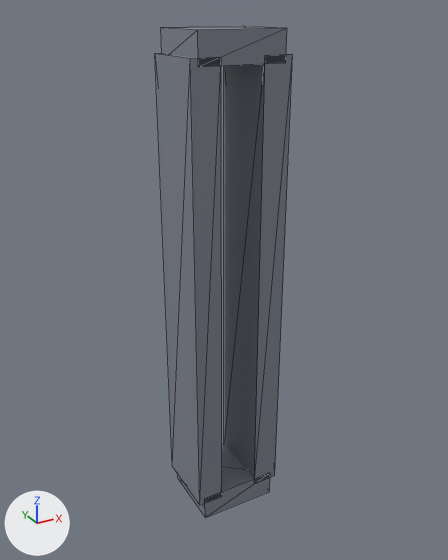
An edit to the glTF model app/src/main/assets/models/digit_0.glb, drawn before and after from the same camera.
The view is the same before and after, from a 50 mm camera at (-2.96, -5.41, 2.85) aimed at (0.04, 0.04, 0.12). Every picture has the same lights, and +X, +Y and +Z are marked at lower left. The picture after the commit comes second. Mesh edges are drawn as thin lines. Where no turn or scale is listed for an object, it has been applied to the vertices.

Names of what the first picture shows: 'geometry_0'.
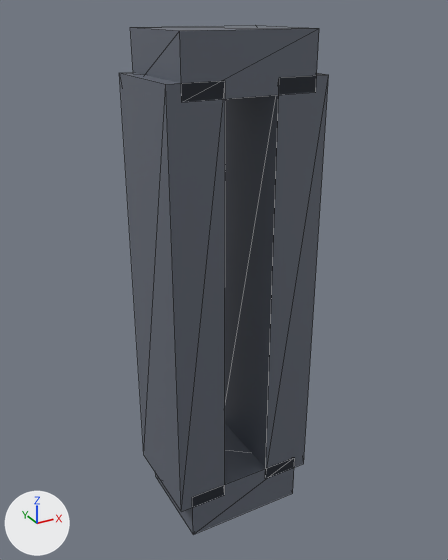
Where the change shows, as pixel boxes [x1, y1, x2, y2] in the pictures (448 x 560 px; the box of a moved part takes in the faces that stretch with it):
'geometry_0', reshaped, recoloured (53% wider)
    before: [155, 26, 292, 518]
    after: [119, 25, 329, 534]
part 1 of me_geometry_0, moved or reshaped
    before: [161, 26, 287, 67]
    after: [130, 25, 319, 102]
part 2 of me_geometry_0, moved or reshaped
    before: [178, 443, 270, 518]
    after: [155, 424, 295, 534]
part 3 of me_geometry_0, moved or reshaped
    before: [155, 53, 222, 505]
    after: [119, 72, 225, 512]
part 4 of me_geometry_0, moved or reshaped
    before: [224, 54, 292, 483]
    after: [225, 73, 329, 479]
part 5 of me_geometry_0, recoloured
    before: [155, 26, 292, 518]
    after: [119, 25, 329, 534]

What changed in the scene script:
```text
Change me_geometry_0:
    used by ob_geometry_0; location = (0.0, 0.0, 0.0)
    remove me_geometry_0.from_pydata(...)  # 32 vertices, 48 faces; spans x -0.52..0.52, y -0.38..0.38, z -2.68..2.68
    add me_geometry_0.from_pydata(...)  # 32 vertices, 48 faces; spans x -0.83..0.83, y -0.55..0.55, z -2.68..2.68
    me_geometry_0 part 1: the loose piece of 8 vertices spanning x -0.45..0.45, y -0.38..0.38, z 2.38..2.68 is scaled about its middle by (1.53, 1.42, 1.86), then moved by (0.0, 0.0, -0.13)
    me_geometry_0 part 2: the loose piece of 8 vertices spanning x -0.45..0.45, y -0.38..0.38, z -2.68..-2.38 is scaled about its middle by (1.53, 1.42, 1.86), then moved by (0.0, 0.0, 0.13)
    me_geometry_0 part 3: the loose piece of 8 vertices spanning x -0.52..-0.23, y -0.38..0.38, z -2.46..2.46 is scaled about its middle by (1.86, 1.42, 0.927), then moved by (-0.18, 0.0, 0.0)
    me_geometry_0 part 4: the loose piece of 8 vertices spanning x 0.23..0.52, y -0.38..0.38, z -2.46..2.46 is scaled about its middle by (1.86, 1.42, 0.927), then moved by (0.18, 0.0, 0.0)
    me_geometry_0 part 5: 48 faces centred in x -0.52..0.52, y -0.38..0.38, z -2.68..2.68 are repainted in the vertex colours; the middle colour goes from grey #808591 to grey #636975
```
